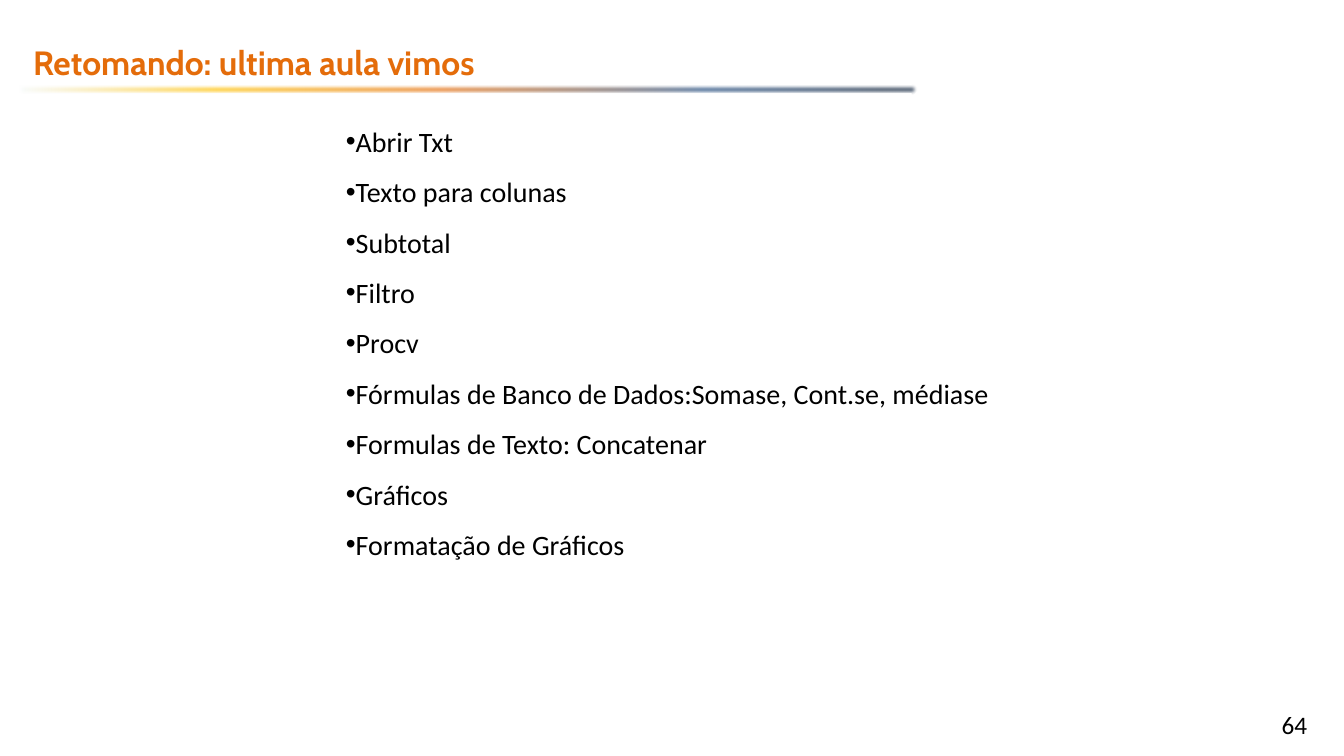
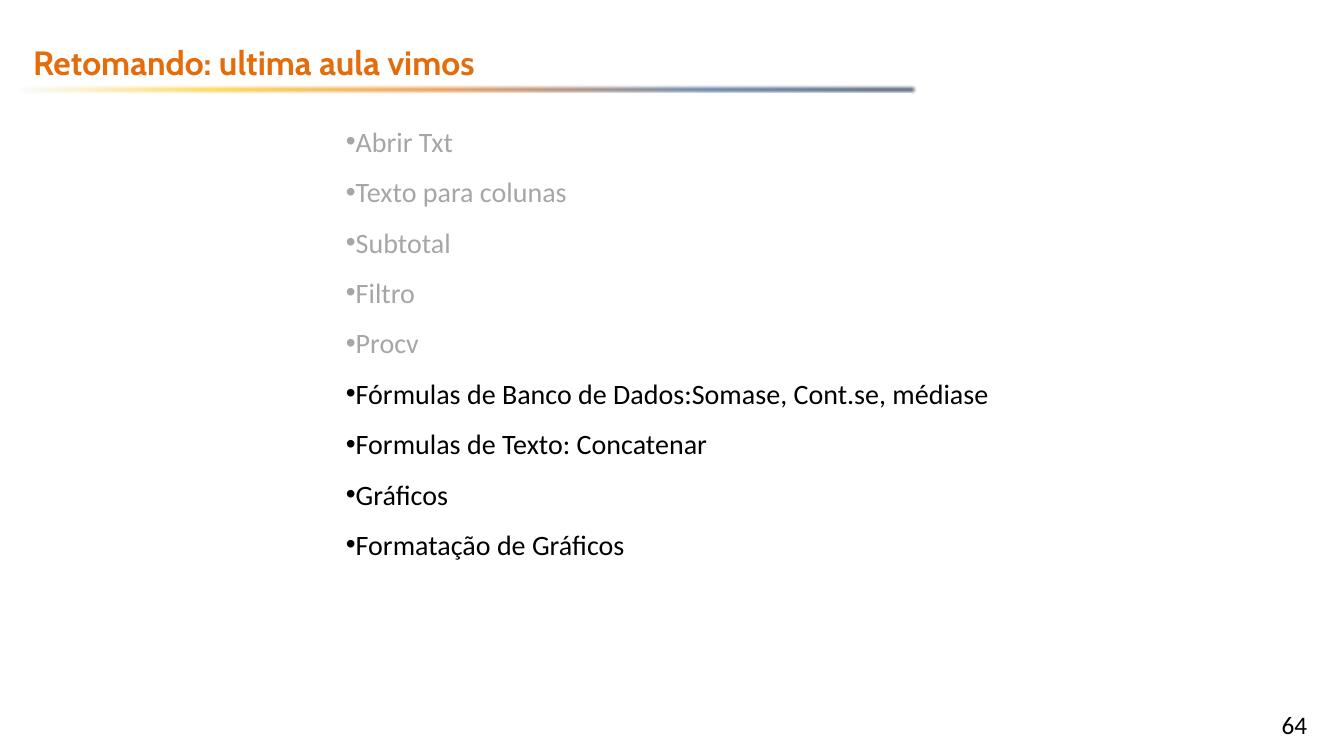
Before and after one commit to emerson-fenrir/Excel_Basico, a slide deck: slide 64 of Professor/Aula3.pptx. Drawn at 1344x756 pixels with LibreOffice and Linux fonts; fonts in the diff are those of the drawing; background and template pictures are left out. Boxes give left, top, right and bottom in pixels: in the first picture for what was removed or moved away, otherwise in the second. Text is boxed around its words. In the diff, an @@ line names an element or a change of style, - is before the commit and + after.

```diff
--- a/Professor/Aula3.pptx
+++ b/Professor/Aula3.pptx
@@ subtitle at [356,132,567,353]: text colour #000000 to #A6A6A6 in "Abrir Txt", "Texto para colunas", "Subtotal", "Filtro" and 1 more places @@
```
Also in this commit, not shown: 6 other slides changed, 5 slides added, 8 other files.
